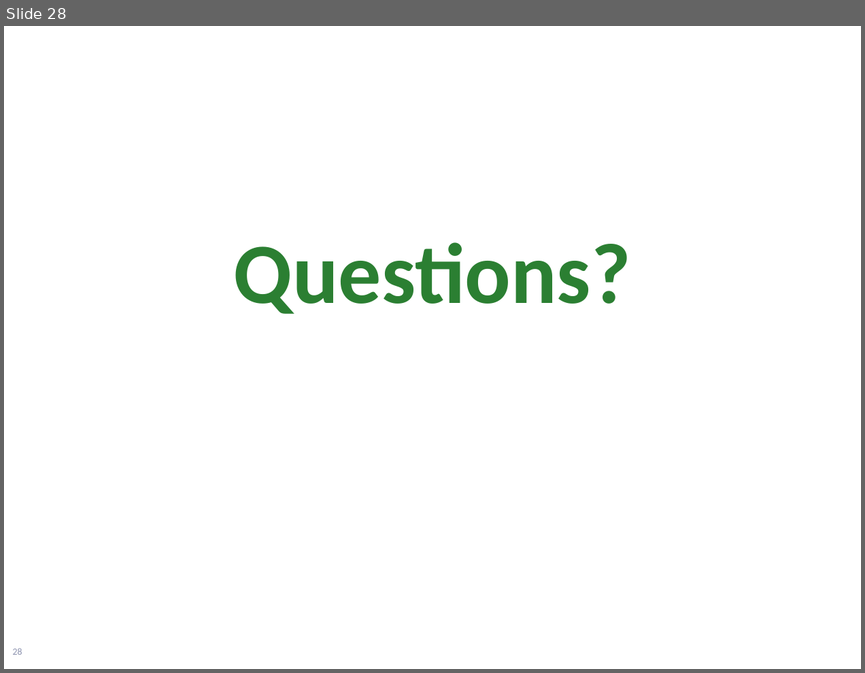
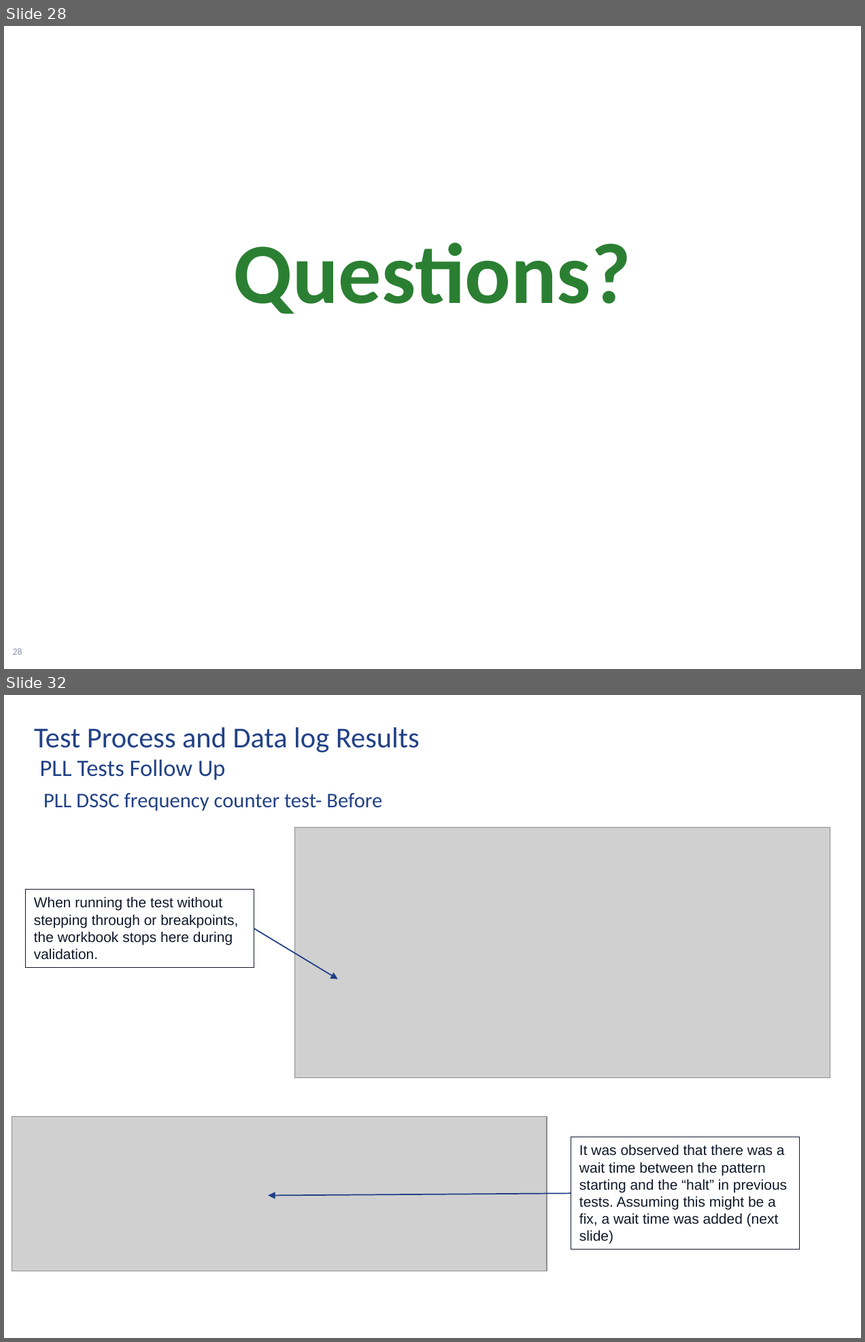
Before and after one commit to rahmanantara/Project-2, a slide deck: Rahman_project2_Presentation_v1.pptx. Shown one above the other, each under a label of ours: slide 28 before the commit, slides 28 and 32 after it; the slides between them are not shown. The pictures are 865x673 and 865x1342 pixels, drawn with LibreOffice and Linux fonts; fonts in the diff are those of the drawing; grey boxes stand for pictures; background and template pictures are left out. Boxes give left, top, right and bottom in pixels: in the first picture for what was removed or moved away, otherwise in the second. Text is boxed around its words. In the diff, an @@ line names an element or a change of style, - is before the commit and + after.

Commit message:
issues resolved, all tests should be working now

```diff
--- a/Rahman_project2_Presentation_v1.pptx
+++ b/Rahman_project2_Presentation_v1.pptx
@@ slide 32 added at (x1=4, y1=695, x2=861, y2=1338), background picture (left out) @@
@@ title added at (x1=34, y1=727, x2=419, y2=780), 24.3 pt, text #224186 @@
+Test Process and Data log Results
+PLL Tests Follow Up
@@ text added at (x1=43, y1=793, x2=382, y2=811), 17.6 pt, text #224186 @@
+PLL DSSC frequency counter test- Before
@@ picture added at (x1=294, y1=827, x2=830, y2=1077) @@
@@ rectangle added at (x1=26, y1=889, x2=254, y2=968), fill #FFFFFF, outline #0F1829 0.75 pt, 12 pt, text #0F1829 @@
+When running the test without stepping through or breakpoints, the workbook stops here during validation.
@@ arrow added from (254, 928) to (338, 979), #1F3F85 1 pt @@
@@ picture added at (x1=11, y1=1117, x2=547, y2=1271) @@
@@ rectangle added at (x1=571, y1=1137, x2=799, y2=1249), fill #FFFFFF, outline #0F1829 0.75 pt, 12 pt, text #0F1829 @@
+It was observed that there was a wait time between the pattern starting and the “halt” in previous tests. Assuming this might be a fix, a wait time was added (next slide)
@@ arrow added from (571, 1193) to (268, 1195), #1F3F85 1 pt @@
@@ rectangle added at (x1=713, y1=1297, x2=839, y2=1327), fill #FFFFFF @@
```
Also in this commit, not shown: 1 slide changed, 4 other slides added, 10 other files.
